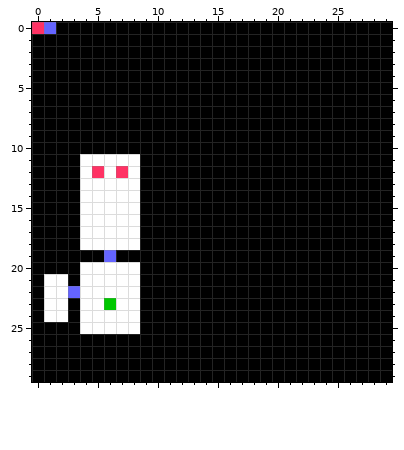
Two versions of one pixel-art sprite, Wolfenfels/Stages/stage.png. That is the earlier state.
The file is 30x30 pixels.
The result:
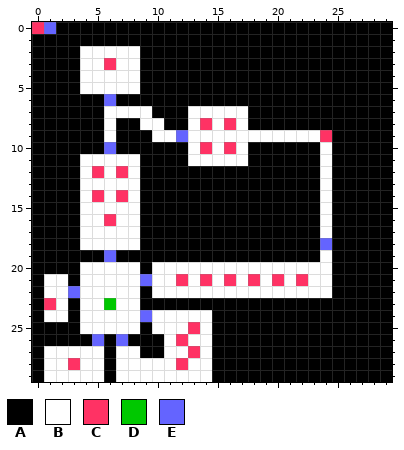
Palette (. is transparent): A #000000  B #ffffff  C #ff3264  D #00c800  E #6464ff
Diff:
y 2: x 4..8 AAAAA -> BBBBB
y 3: x 4..8 AAAAA -> BBCBB
y 4..5: x 4..8 AAAAA -> BBBBB
y 6: x 6 A -> E
y 7: x 6..9 AAAA -> BBBB; x 13..17 AAAAA -> BBBBB
y 8: x 6 A -> B; x 9..10 AA -> BB; x 13..17 AAAAA -> BCBCB
y 9: x 6 A -> B; x 10..24 AAAAAAAAAAAAAAA -> BBEBBBBBBBBBBBC
y 10: x 6 A -> E; x 13..17 AAAAA -> BCBCB; x 24 A -> B
y 11: x 13..17 AAAAA -> BBBBB; x 24 A -> B
y 12..13: x 24 A -> B
y 14: x 5 B -> C; x 7 B -> C; x 24 A -> B
y 15: x 24 A -> B
y 16: x 6 B -> C; x 24 A -> B
y 17: x 24 A -> B
y 18: x 24 A -> E
y 19: x 24 A -> B
y 20: x 10..24 AAAAAAAAAAAAAAA -> BBBBBBBBBBBBBBB
y 21: x 9..24 AAAAAAAAAAAAAAAA -> EBBCBCBCBCBCBCBB
y 22: x 10..24 AAAAAAAAAAAAAAA -> BBBBBBBBBBBBBBB
y 23: x 1 B -> C
y 24: x 9..14 AAAAAA -> EBBBBB
y 25: x 10..14 AAAAA -> BBBCB
y 26: x 5 A -> E; x 7 A -> E; x 11..14 AAAA -> BCBB
y 27: x 1..5 AAAAA -> BBBBB; x 7..8 AA -> BB; x 11..14 AAAA -> BBCB
y 28: x 1..5 AAAAA -> BBCBB; x 7..14 AAAAAAAA -> BBBBBCBB
y 29: x 1..5 AAAAA -> BBBBB; x 7..14 AAAAAAAA -> BBBBBBBB
Pixel boxes of the changes (left, top, right, bottom) in both pictures:
changed: (44, 46, 332, 382)
